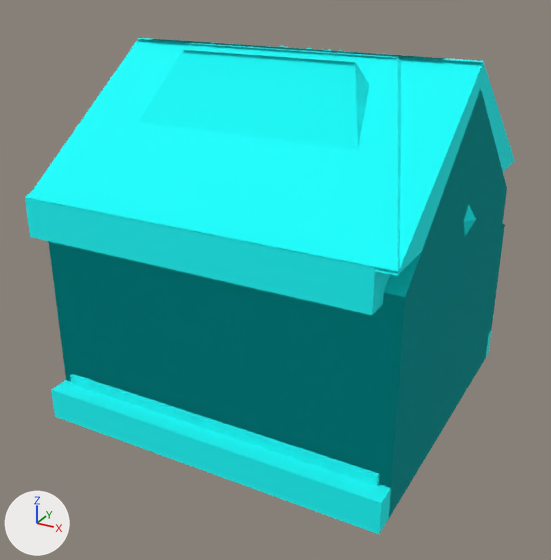
An edit to the glTF model assets/environment/mesh/environment_library.glb, drawn before and after from the same camera.
The view is the same before and after, from a 50 mm camera at (0.957, -1.827, 1.248) aimed at (-0.01, -0.071, 0.369). The axes (+X, +Y, +Z) are drawn at lower left. The lights are the same throughout. The older version comes first. Objects named as collision shapes, trigger or cutter boxes, shadow casters or lower levels of detail are left out.

The first picture shows 'env_house_base_lod0', 'env_house_courtyard_lod0', 'env_house_hall_hlod', 'env_house_hall_lod0', 'env_house_small_lod0' and 2 more.
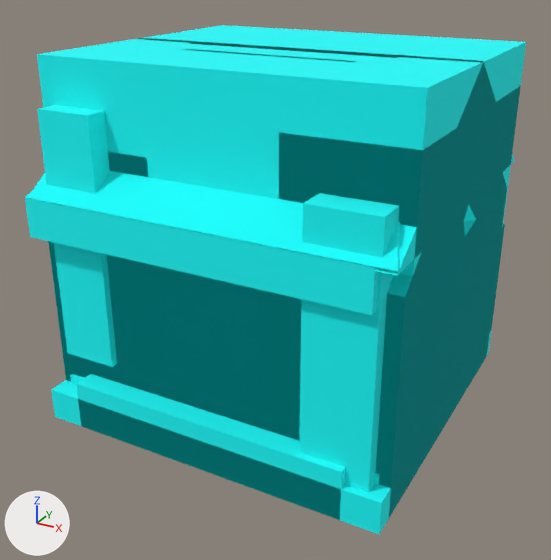
Boxes (x1, y1, x2, y2) around the edits, measured in the pictures (551 x 560 px):
'env_site_cave_lod0', added (cyan): after (37, 25, 526, 520)
'env_house_hall_lod0', unchanged, covered by the edit: before (26, 43, 401, 486); after (26, 43, 400, 486)
'env_house_courtyard_lod0', unchanged, covered by the edit: (51, 49, 505, 534) in both
'env_house_base_lod0', unchanged, covered by the edit: before (34, 38, 515, 485); after (34, 38, 515, 386)

The edits, one by one:
Mesh me_env_site_cave_lod0 is new.
It consists of a box spanning x -0.5..-0.18, y -0.4..0.45, z 0.0..0.78; a box spanning x 0.18..0.5, y -0.4..0.45, z 0.0..0.88; a box spanning x -0.5..0.5, y -0.4..0.45, z 0.68..1.0; a box spanning x -0.4..0.4, y -0.5..0.5, z 0.0..0.14; a box spanning x -0.46..-0.3, y -0.46..0.48, z 0.2..0.88; a box spanning x 0.28..0.46, y -0.48..0.48, z 0.08..0.76; a box spanning x -0.18..0.18, y -0.4..-0.28, z 0.14..0.68.
It uses material mat_environment_index_atlas (picture img_entityatlas).
Object 'env_site_cave_lod0' (ob_env_site_cave_lod0) is new; it shows me_env_site_cave_lod0.
Its location is (0.0, 0.0, 0.0).
